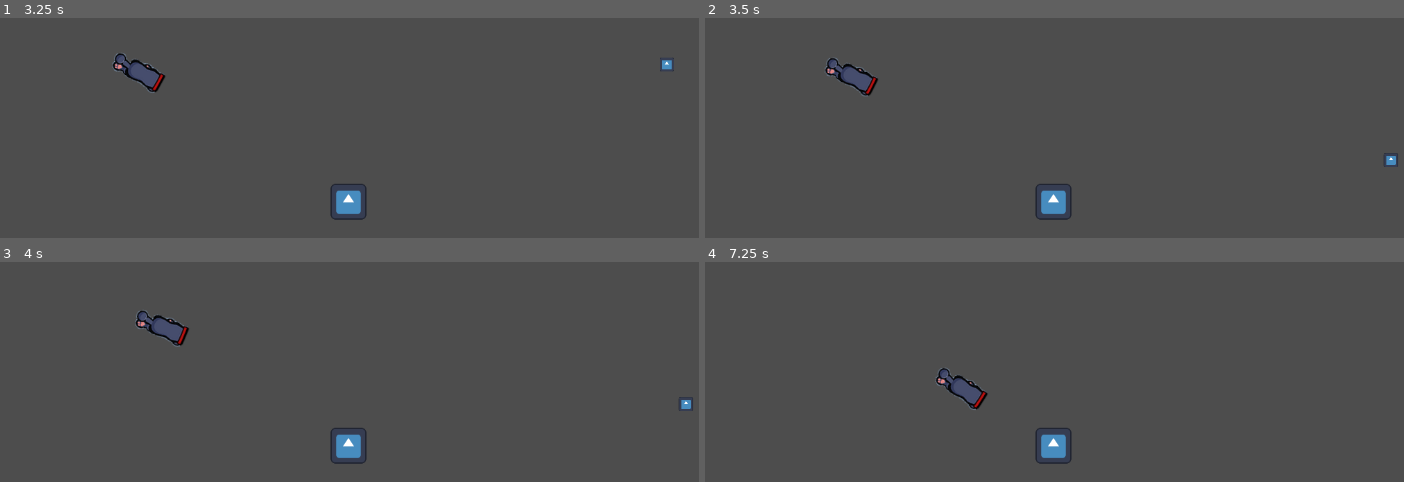
Above: before the commit, frames 1-4 (two rows, left to right).
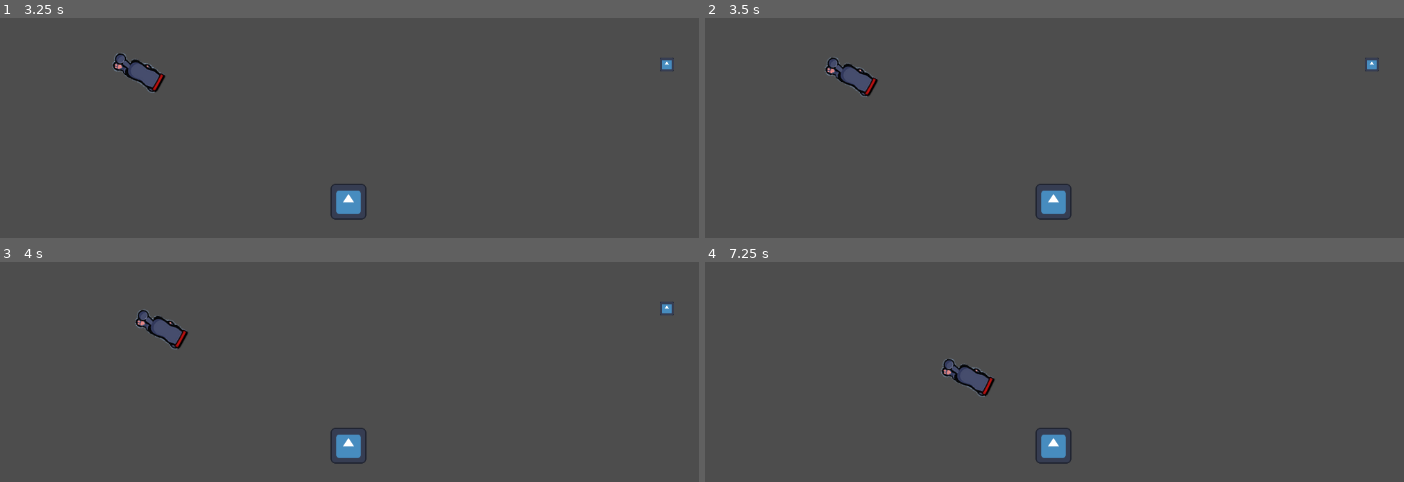
Above: after the commit, the same moments.

Repository: VileOar/ludum-dare-55
Game: Godot game, scene res://src/TestRroom.tscn
The game is run twice, just before and just after one commit, with the same random seed, the same clock (stepped at 60 frames per second) and the same inputs. The engine's default icon, where the game draws it, is replaced by a stand-in: a white triangle on a blue panel in a dark square.
Inputs:
- Up to frame 1 (3.25 s): no input
- Up to frame 2 (3.5 s): no input
- Up to frame 3 (4 s): no input
- Up to frame 4 (7.25 s): no input

Frame 1 is identical in both runs. In frame 2, 0.3% of the frame differs, in the area x 17-100%, y 17-68%; in frame 3, 0.5%; in frame 4, 1.0%, in the area x 32-42%, y 44-68%.

Commit message:
added wander and idling bursts

Diff:
--- a/src/TestRroom.tscn
+++ b/src/TestRroom.tscn
@@ -10,9 +10,6 @@
 position = Vector2(107, 56)
 waypoint = NodePath("../Object")
 debug_target = NodePath("../Object2")
-rot_speed = 0.05
-max_variate_waypoint_interval = 1.5
-max_wander_angle_variation = 40
 
 [node name="Object" type="Sprite2D" parent="."]
 position = Vector2(563, 294)
--- a/src/cat/Cat.tscn
+++ b/src/cat/Cat.tscn
@@ -17,3 +17,12 @@
 [node name="CollisionShape2D" type="CollisionShape2D" parent="."]
 rotation = 1.5708
 shape = SubResource("CapsuleShape2D_bok6h")
+
+[node name="TempStopTimer" type="Timer" parent="."]
+one_shot = true
+
+[node name="WanderStopTimer" type="Timer" parent="."]
+one_shot = true
+
+[connection signal="timeout" from="TempStopTimer" to="." method="_on_temp_stop_timer_timeout"]
+[connection signal="timeout" from="WanderStopTimer" to="." method="_on_wander_stop_timer_timeout"]
--- a/src/cat/cat.gd
+++ b/src/cat/cat.gd
@@ -15,45 +15,65 @@
 var custom_target_pos := Vector2.ZERO # can be same as the actual waypoint but can also be subject to variations
 
 # Rotation Vars
-@export var rot_speed := 2.0 # controls general rotation speed
+@export var rot_speed := 0.05 # controls general rotation speed
 var rot_coef := 0.0 # adjust speed based on distance and angle to waypoint. Faster rotation if the cat has less time to reach destination
 var target_angle_dif := 0.0 # constantly represents the angle that is left for the cat to rotate towards waypoint
 @export var target_angle_tolerance := 0.05 # when target_angle_dif is smaller than this value, it is assumed that rotation is close enough
 
 # Waypoint Management
 @export var min_variate_waypoint_interval := 0.3 # in seconds. Min time between calculating new variations
-@export var max_variate_waypoint_interval := 1.0 # in seconds Max time between calculating new variations
+@export var max_variate_waypoint_interval := 1.5 # in seconds Max time between calculating new variations
 @onready var variate_waypoint_interval := randf_range(min_variate_waypoint_interval, max_variate_waypoint_interval)
 var variate_waypoint_timer := 0.0
 @export var min_wander_angle_variation := 10
-@export var max_wander_angle_variation := 20
+@export var max_wander_angle_variation := 80
 @export var wander_length := 800 # when in wander state, the variations are set at this distance of current position
+
+# Temp Stop
+@onready var temp_stop_timeout_ref : Timer = $TempStopTimer
+@export var temp_stop_time := 3
+@export var temp_stop_check_intervals := 3.0 # in seconds
+var temp_stop_timer := 0.0
+@export var temp_stop_odds := 0.2
+
+# Wander Timer
+@onready var wander_timer_ref : Timer = $WanderStopTimer
+@export var wander_time := 3
+@export var wander_end_angle_check := 45 # in degrees. At the end of wander behaviour, if waypoint is outside this angle, idle behaviour starts
+@export var wander_check_intervals := 1.0 # in seconds
+var wander_timer := 0.0
+@export var wander_odds := 0.2
 
 
 func _ready():
 	current_state = States.MOVING_TRUE
 	set_new_waypoint(waypoint.position)
 
-
-func set_new_waypoint(new_pos : Vector2, variant : bool = false):
-	if variant:
-		custom_target_pos = new_pos
-	else:
-		target_position = new_pos
-
-	target_angle_dif = transform.x.angle_to(new_pos-position)
-	var distance = (new_pos-position).length()
-
-	# coeficient is used to alter rotation speed based on time it would take to rotate til destination as well as time it
-	# would take to reach target destination
-	rot_coef = (minimum_distance / BASE_MOV_SPEED) / (distance / (BASE_MOV_SPEED * move_speed_mltplr) / (target_angle_dif / 2))
+	temp_stop_timeout_ref.wait_time = temp_stop_time
+	wander_timer_ref.wait_time = wander_time
 
 
-# Returns variations on the current waypoint position
-func variate_waypoint() -> Vector2:
-	var modifier = 1 if randf() < 0.5 else -1
-	return Vector2(position + (target_position-position).normalized().rotated(deg_to_rad(randf_range(min_wander_angle_variation, max_wander_angle_variation) * modifier)) *
-		wander_length)
+func _process(delta):
+	if current_state == States.MOVING_WANDER:
+		temp_stop_timer += delta
+
+		if temp_stop_timer >= temp_stop_check_intervals:
+			temp_stop_timer = 0.0
+
+			if randf() < temp_stop_odds:
+				current_state = States.MOVING_TEMP_STOP
+				temp_stop_timeout_ref.start()
+				# TODO: Start idle scan behaviour
+	elif current_state == States.MOVING_TRUE:
+		wander_timer += delta
+
+		if wander_timer >= wander_check_intervals:
+			wander_timer = 0.0
+
+			if randf() < wander_odds:
+				print("startWander")
+				current_state = States.MOVING_WANDER
+				wander_timer_ref.start()
 
 
 func _physics_process(delta):
@@ -78,5 +98,40 @@
 			target_angle_dif = transform.x.angle_to(custom_target_pos-position)
 			var modifier : int = sign(target_angle_dif)
 			rotation = move_toward(rotation, rotation + modifier * target_angle_dif, rot_coef * rot_speed)
-		else:
-			current_state = States.MOVING_WANDER
+
+
+func set_new_waypoint(new_pos : Vector2, variant : bool = false):
+	if variant:
+		custom_target_pos = new_pos
+	else:
+		target_position = new_pos
+
+	target_angle_dif = transform.x.angle_to(new_pos-position)
+	var distance = (new_pos-position).length()
+
+	# coeficient is used to alter rotation speed based on time it would take to rotate til destination as well as time it
+	# would take to reach target destination
+	rot_coef = (minimum_distance / BASE_MOV_SPEED) / (distance / (BASE_MOV_SPEED * move_speed_mltplr) / (target_angle_dif / 2))
+
+
+# Returns variations on the current waypoint position
+func variate_waypoint() -> Vector2:
+	var modifier = 1 if randf() < 0.5 else -1
+	return Vector2(position + (target_position-position).normalized().rotated(deg_to_rad(randf_range(min_wander_angle_variation, max_wander_angle_variation) * modifier)) *
+		wander_length)
+
+
+# || --- Callbacks --- ||
+
+
+func _on_temp_stop_timer_timeout():
+	current_state = States.MOVING_WANDER
+
+
+func _on_wander_stop_timer_timeout():
+	print(abs(rad_to_deg(transform.x.angle_to(target_position-position))))
+	if abs(rad_to_deg(transform.x.angle_to(target_position-position))) > wander_end_angle_check:
+		current_state = States.IDLING
+	else:
+		current_state = States.MOVING_TRUE
+		set_new_waypoint(target_position, true)
